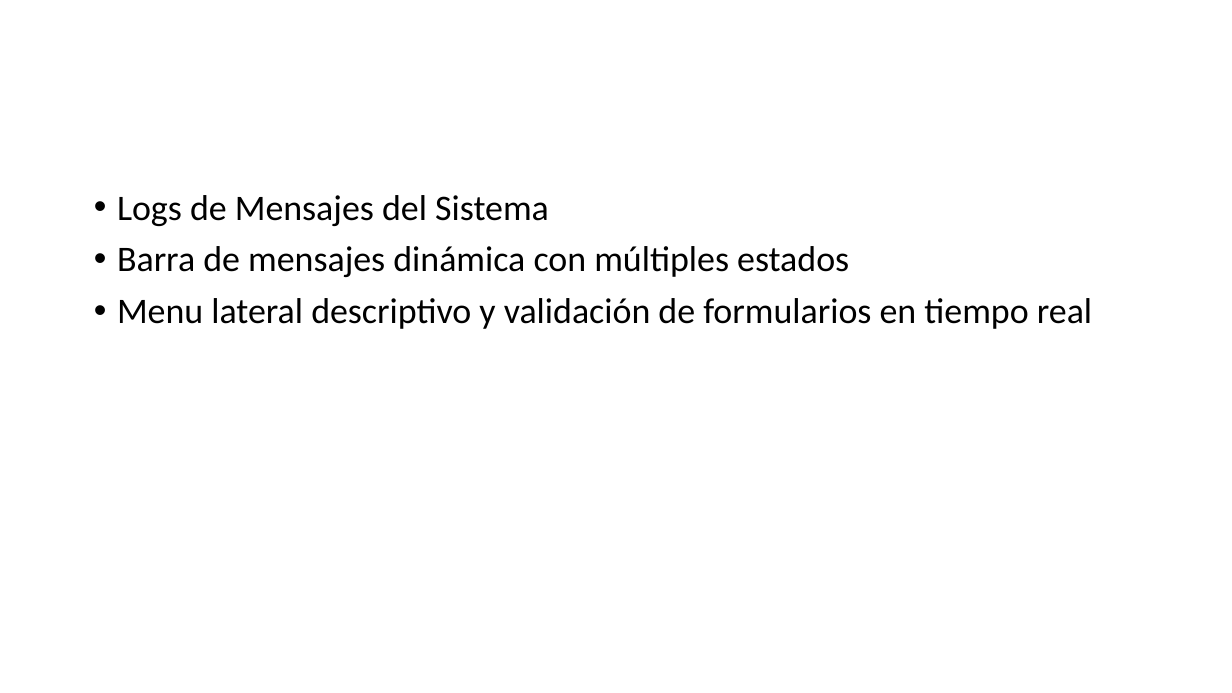
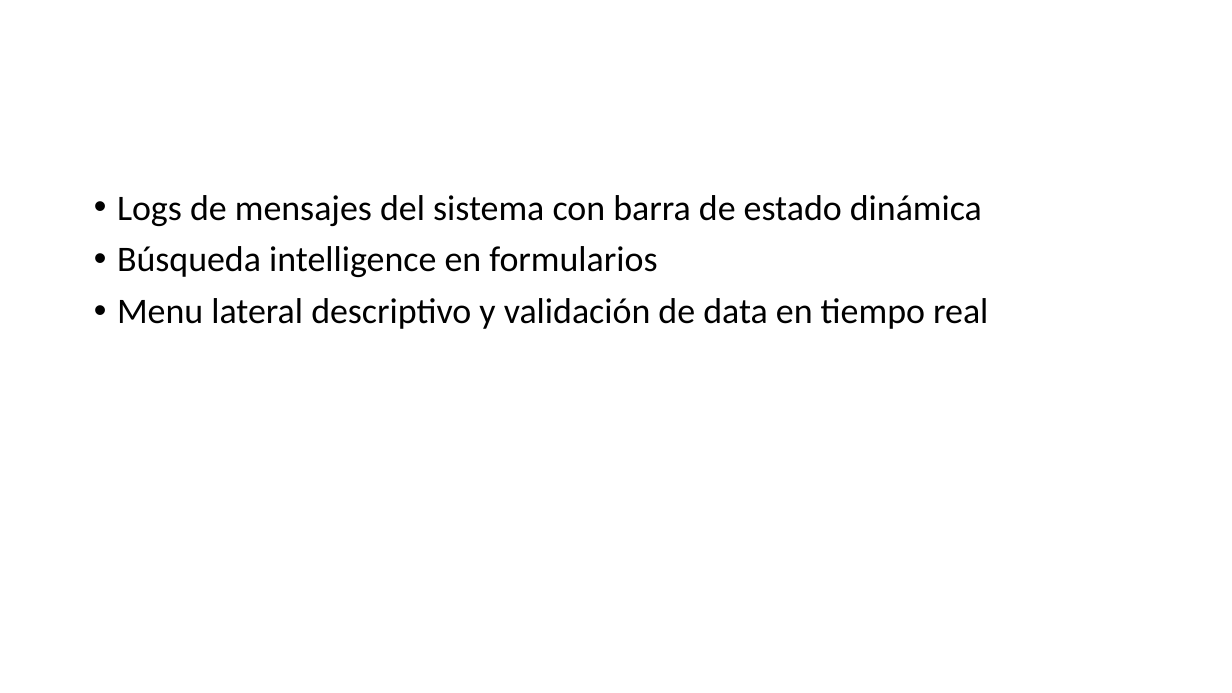
Before and after one commit to jeisonnunez/cortos, a slide deck: slide 4 of Bullet.pptx. Drawn at 1232x693 pixels with LibreOffice and Linux fonts; fonts in the diff are those of the drawing. Boxes give left, top, right and bottom in pixels: in the first picture for what was removed or moved away, otherwise in the second. Text is boxed around its words. In the diff, an @@ line names an element or a change of style, - is before the commit and + after.

```diff
--- a/Bullet.pptx
+++ b/Bullet.pptx
@@ text at [117,195,988,329]: text changed @@
-• Logs de Mensajes del Sistema
-• Barra de mensajes dinámica con múltiples estados
-• Menu lateral descriptivo y validación de formularios en tiempo real
+• Logs de mensajes del sistema con barra de estado dinámica
+• Búsqueda intelligence en formularios
+• Menu lateral descriptivo y validación de data en tiempo real
```
Also in this commit, not shown: 1 other slide changed.
